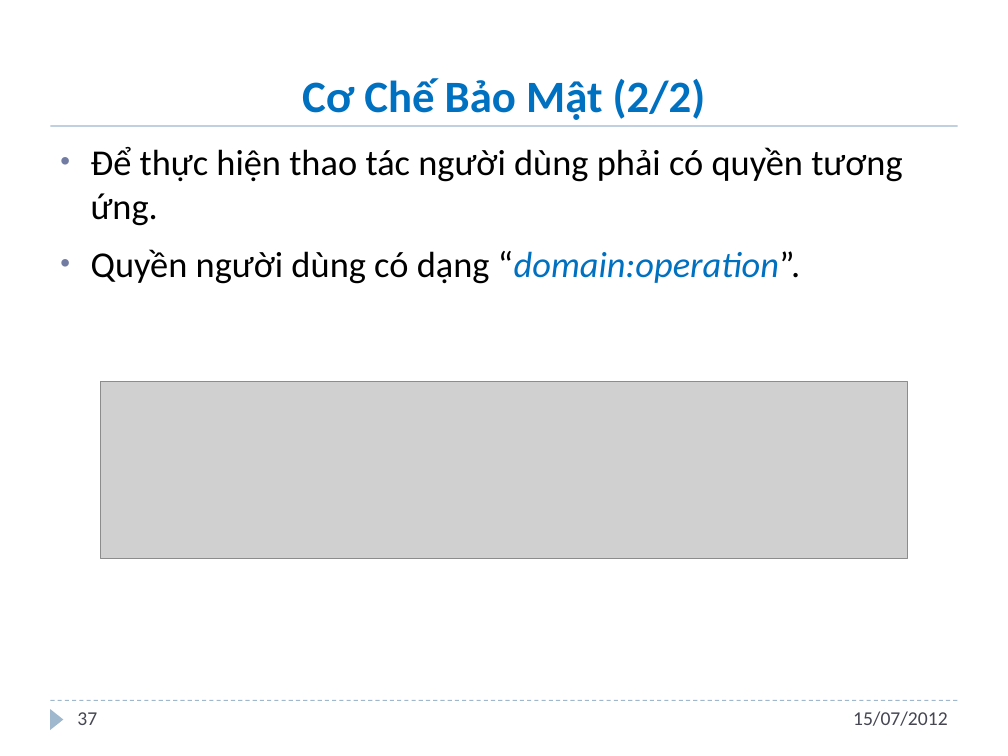
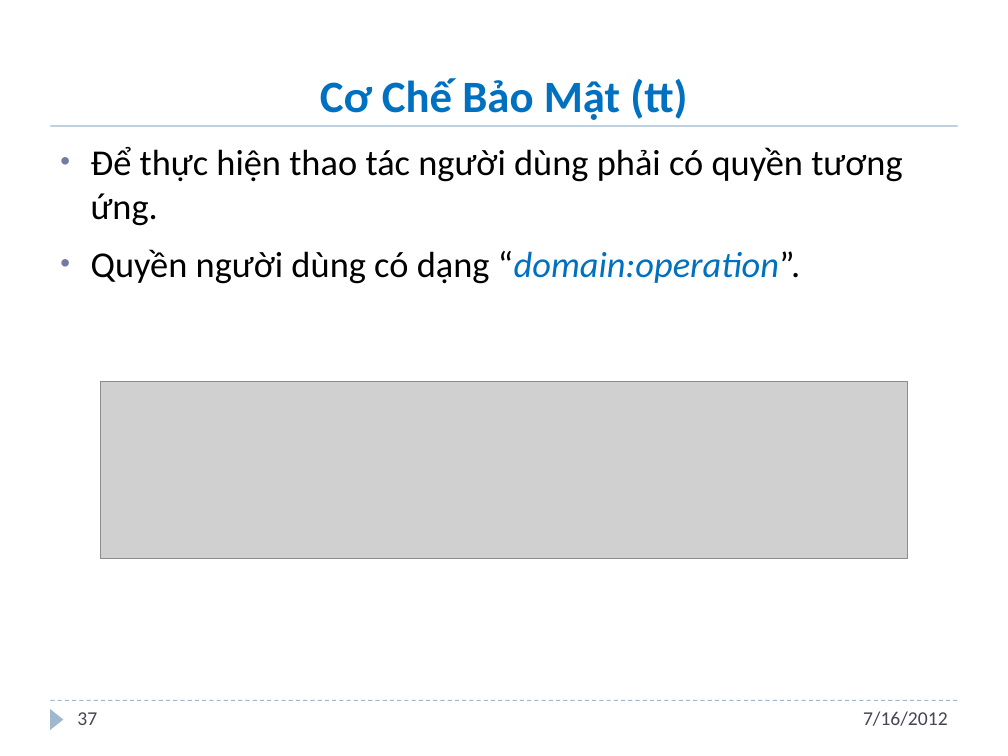
Before and after one commit to andungtra/he-thong-quan-ly-tuong-tac, a slide deck: slide 37 of Report/ppt/Presentation.pptx. Drawn at 1008x756 pixels with LibreOffice and Linux fonts; fonts in the diff are those of the drawing; grey boxes stand for pictures; background and template pictures are left out. Boxes give left, top, right and bottom in pixels: in the first picture for what was removed or moved away, otherwise in the second. Text is boxed around its words. In the diff, an @@ line names an element or a change of style, - is before the commit and + after.

```diff
--- a/Report/ppt/Presentation.pptx
+++ b/Report/ppt/Presentation.pptx
@@ title at [320, 78, 687, 120]: text changed @@
-Cơ Chế Bảo Mật (2/2)
+Cơ Chế Bảo Mật (tt)
@@ text at [863, 711, 948, 726]: text changed @@
-15/07/2012
+7/16/2012
```
Also in this commit, not shown: 44 other slides changed, 2 slides added, 1 slide removed.
